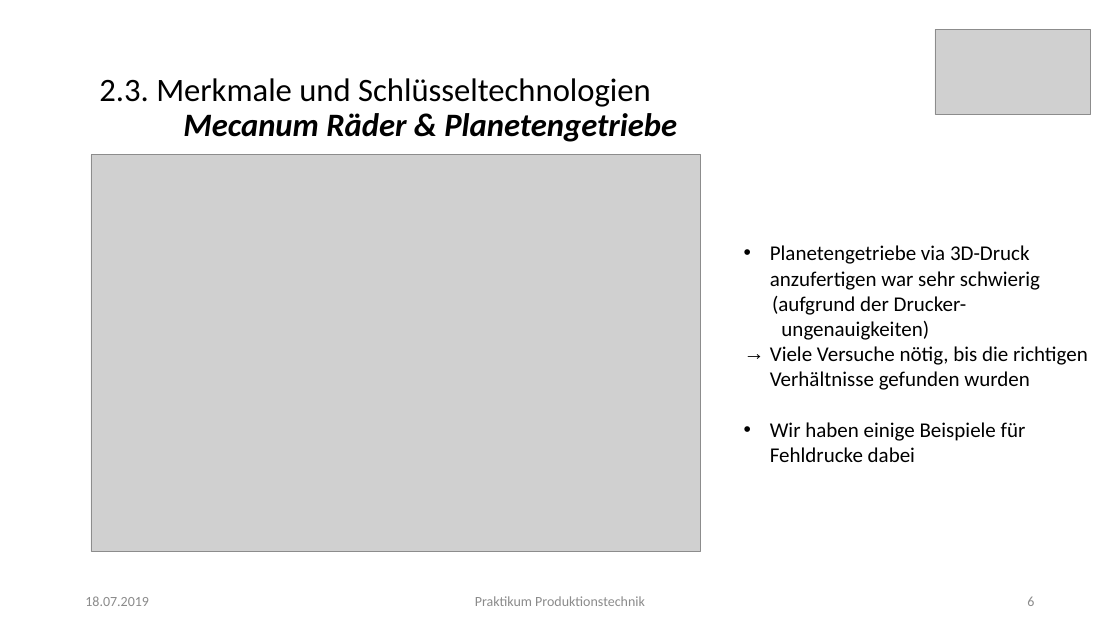
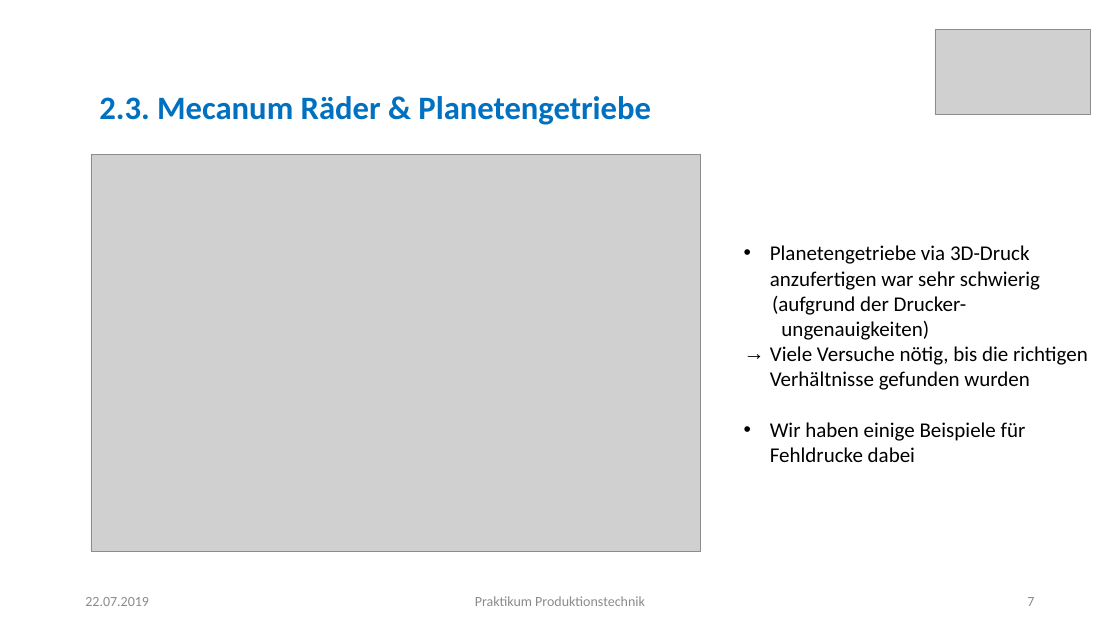
Before and after one commit to Khodii/OmniMoveCar, a slide deck: slide 7 of Praktikum ProdTech Präsentation.pptx (slide 6 before the commit). Drawn at 1120x630 pixels with LibreOffice and Linux fonts; fonts in the diff are those of the drawing; grey boxes stand for pictures. Boxes give left, top, right and bottom in pixels: in the first picture for what was removed or moved away, otherwise in the second. Text is boxed around its words. In the diff, an @@ line names an element or a change of style, - is before the commit and + after.

```diff
--- a/Praktikum ProdTech Präsentation.pptx
+++ b/Praktikum ProdTech Präsentation.pptx
@@ text at (99, 96, 651, 125): text changed; text colour #000000 to #0070C0; bold on @@
-2.3. Merkmale und Schlüsseltechnologien
-Mecanum Räder & Planetengetriebe
+2.3. Mecanum Räder & Planetengetriebe
@@ text at (85, 597, 149, 606): text changed @@
-18.07.2019
+22.07.2019
@@ page number at (1027, 597, 1034, 606): text changed @@
-6
+7
```
Also in this commit, not shown: 16 other slides changed, 5 slides added.
